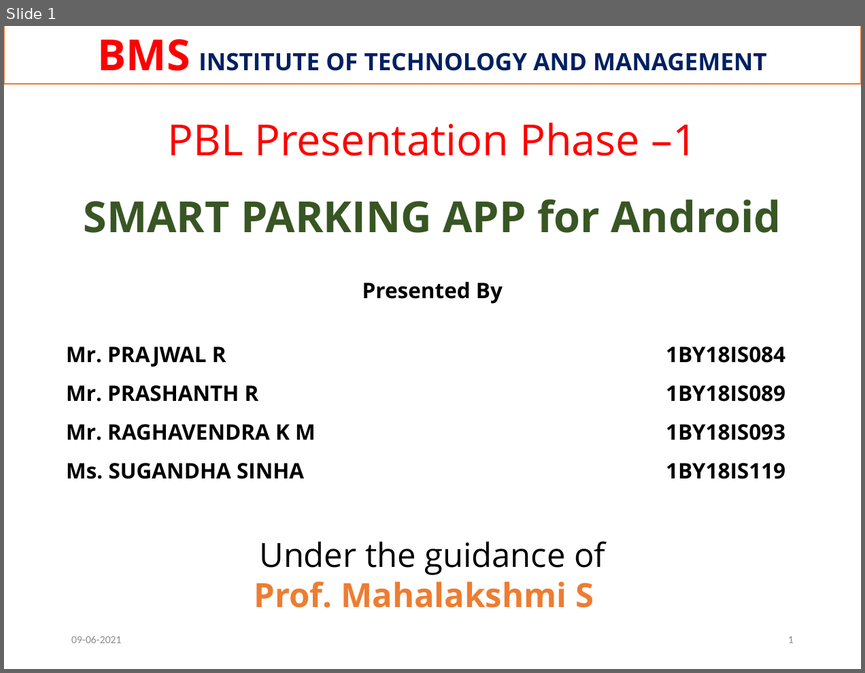
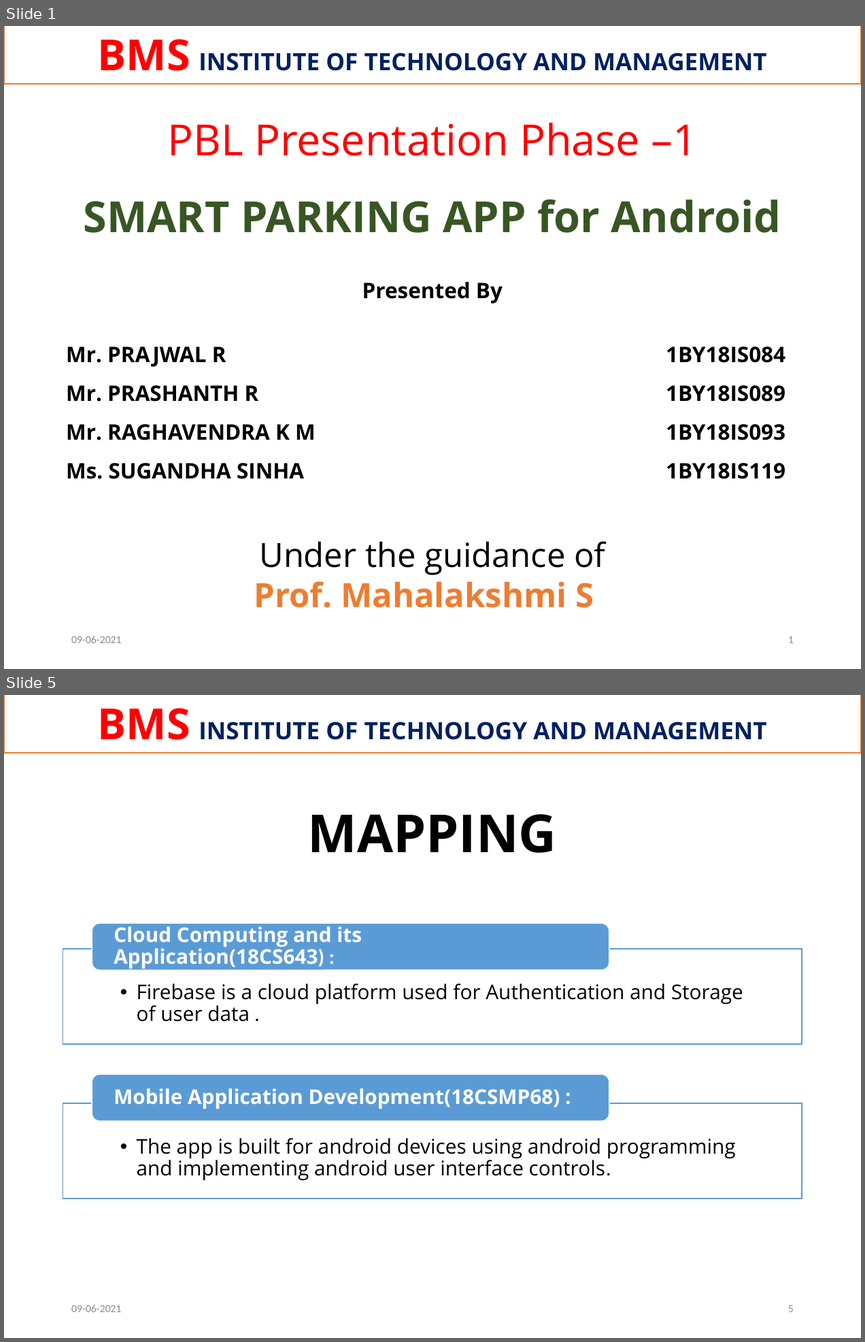
Before and after one commit to Raghuvorkady/MAD-Mini-Project, a slide deck: docs/ppt/phase-1/ppt phase-1.pptx. Shown one above the other, each under a label of ours: slide 1 before the commit, slides 1 and 5 after it; the slides between them are not shown. The pictures are 865x673 and 865x1342 pixels, drawn with LibreOffice and Linux fonts; fonts in the diff are those of the drawing; background and template pictures are left out. Boxes give left, top, right and bottom in pixels: in the first picture for what was removed or moved away, otherwise in the second. Text is boxed around its words. In the diff, an @@ line names an element or a change of style, - is before the commit and + after.

```diff
--- a/docs/ppt/phase-1/ppt phase-1.pptx
+++ b/docs/ppt/phase-1/ppt phase-1.pptx
@@ slide 5 added at [4, 695, 861, 1338], background picture (left out); not listed: 1 template element that a slide beside it also shows @@
@@ text added at [308, 814, 557, 853], 44 pt, text #000000, bold @@
+MAPPING
@@ group added at [63, 923, 802, 1198]: 4 texts, 2 rectangles, 2 rounded rectangles @@
+  • Firebase is a cloud platform used for Authentication and Storage of user data .
+Cloud Computing and its Application(18CS643) :
+  • The app is built for android devices using android programming and implementing android user interface controls.
+Mobile Application Development(18CSMP68) :
@@ text added at [71, 1304, 121, 1312], 9 pt, text #8C8C8C @@
+09-06-2021
@@ page number added at [788, 1305, 793, 1312], 9 pt, text #8C8C8C @@
+5
```
Also in this commit, not shown: 6 slides changed.
